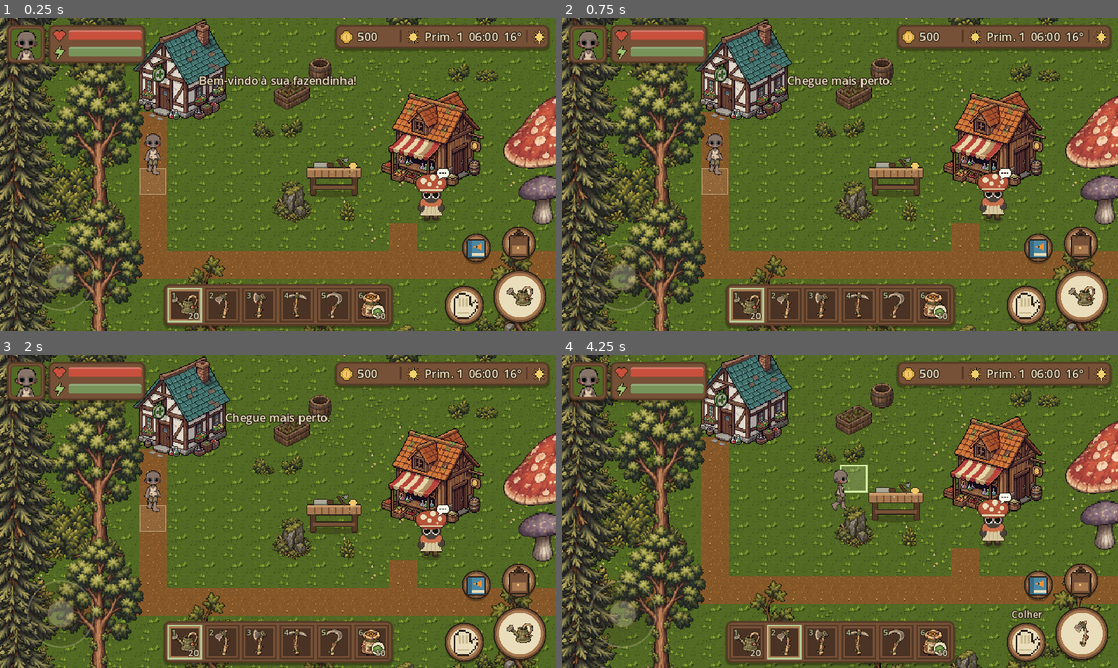
Above: before the commit, frames 1-4 (two rows, left to right).
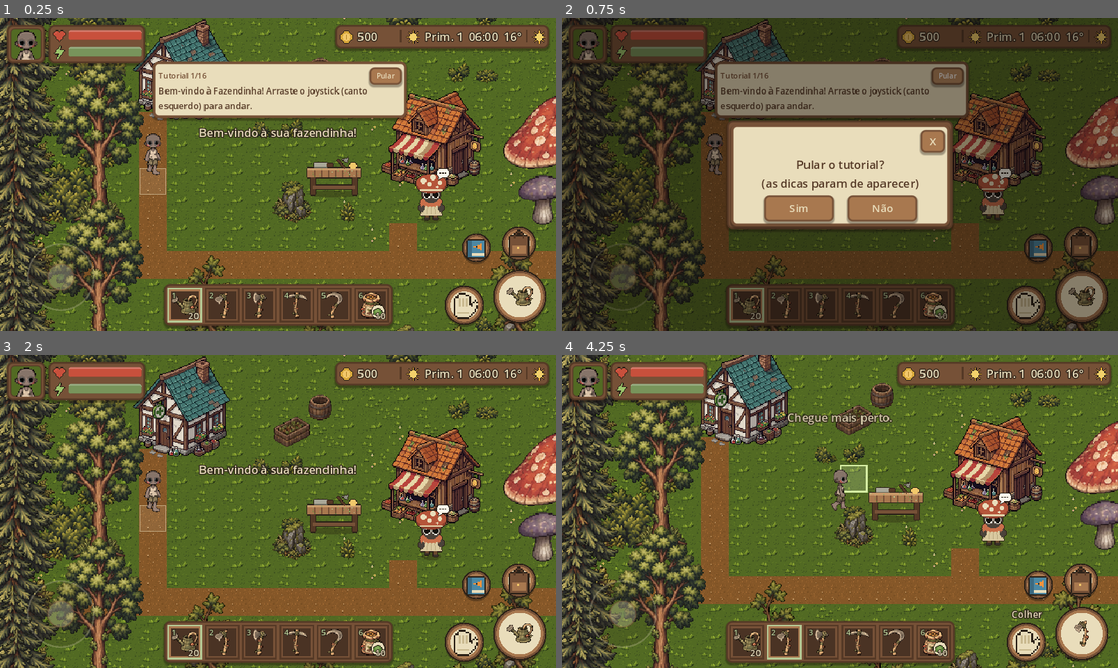
Above: after the commit, the same moments.

Repository: kyoubuerickfreitas-ux/fazendinha-fantastica
Game: Godot game, scene res://scenes/main.tscn
Same seed, same stepped clock (60 frames per second), same inputs: the game is played once before the commit and once after it.
Inputs (mouse positions are in pixels of both pictures, inside the frame that each line leads up to):
- Up to frame 1 (0.25 s): no input
- Up to frame 2 (0.75 s): click (945, 74) at 0.5 s, where only the run after the commit has a clickable "Pular"
- Up to frame 3 (2 s): click (233, 542) at 1.25 s, where only the run after the commit has a clickable "Sim"
- Up to frame 4 (4.25 s): tap Enter at 2 s; move the mouse to (962, 495) at 2.02 s; hold D (move_right) 2.03-2.75 s; hold E (interact) 2.03-2.75 s; click (962, 495) at 2.17 s; drag from (728, 527) to (812, 574) at 2.77 s; move the mouse to (895, 442) at 3.52 s; hold D (move_right) from 3.53 s (still down); tap 2 (slot_2) at 3.6 s

The runs differ from the first frame. In frame 1, 8.9% of the frame differs, in the area x 27-74%, y 13-39%; in frame 2, 88%, in the area x 0-100%, y 0-100%; in frame 3, 1.0%; in frame 4, 0.4%.

Commit message:
Tutorial dos primeiros dias (16 passos)
- Passos guiados: andar, arar, plantar, regar, madeira, Fungo, carinho, pesca, morador, Fogão,
  cozinhar, comer, vender, dormir, colher e Livro de Pesca, com recompensas
- Painel do objetivo no alto da tela (com Pular) e seta no mapa; na borda da tela quando o alvo está longe
- Contadores de ações no save (Game.counters); saves antigos não mostram o tutorial
- Avisos quebram linha, ficam mais tempo quando longos e aparecem abaixo do painel do tutorial

Co-Authored-By: Claude Opus 5.5 <noreply@anthropic.com>
Claude-Session: https://claude.ai/code/session_01K8smMkd41S9KsmfWVPtWCG

Diff:
--- a/scripts/autoload/game.gd
+++ b/scripts/autoload/game.gd
@@ -49,6 +49,10 @@
 var dishes_cooked := 0
 ## Amizade com os moradores (ver Villagers)
 var friends := {}
+## Contadores de ações (tutorial e metas): {"talks": 3, "harvests": 10, ...}
+var counters := {}
+## Tutorial: {"step": índice, "base": valor no começo do passo, "done": bool}
+var tutorial := {"step": 0, "base": 0, "done": false}
 ## Isca colocada na vara de pesca ("" = sem isca)
 var equipped_bait := ""
 
@@ -95,6 +99,8 @@
 	buffs = {}
 	dishes_cooked = 0
 	friends = {}
+	counters = {}
+	tutorial = {"step": 0, "base": -1, "done": false}
 	for pair in [["watering_can", 1], ["hoe", 1], ["axe", 1], ["pickaxe", 1], ["scythe", 1],
 			["seed_kale", 10], ["fishing_rod", 1], ["bait_worm", 10], ["seed_carrot", 6], ["shears", 1], ["brush", 1]]:
 		add_item(pair[0], pair[1])
@@ -197,6 +203,14 @@
 
 
 # ------------------------------------------------------------------ status
+func bump(key: String, n: int = 1) -> void:
+	counters[key] = int(counters.get(key, 0)) + n
+
+
+func counter(key: String) -> int:
+	return int(counters.get(key, 0))
+
+
 func add_money(amount: int) -> void:
 	money = max(0, money + amount)
 	money_changed.emit(money)
@@ -324,7 +338,7 @@
 		"bait": equipped_bait, "tools": tool_levels,
 		"fish_log": fish_log, "fishing_xp": fishing_xp, "treasure_log": treasure_log, "fish_flags": fish_flags,
 		"recipes": known_recipes, "buffs": buffs, "dishes_cooked": dishes_cooked,
-		"friends": friends,
+		"friends": friends, "counters": counters, "tutorial": tutorial,
 		"inventory": inventory, "selected_slot": selected_slot,
 		"world": world_data,
 	}
@@ -370,6 +384,11 @@
 	dishes_cooked = int(data.get("dishes_cooked", 0))
 	var fr = data.get("friends", {})
 	friends = fr if fr is Dictionary else {}
+	var ct = data.get("counters", {})
+	counters = ct if ct is Dictionary else {}
+	var tu = data.get("tutorial", null)
+	# saves de antes do tutorial: quem já joga não precisa dele
+	tutorial = tu if tu is Dictionary else {"step": 0, "base": -1, "done": true}
 	var tl = data.get("tools", {})
 	tool_levels = {"watering_can": 1, "hoe": 1, "fishing_rod": 1}
 	if tl is Dictionary:
--- a/scripts/main.gd
+++ b/scripts/main.gd
@@ -5,6 +5,7 @@
 var world: FarmWorld
 var player: Player
 var hud: HUD
+var tutorial: Tutorial
 var camera: Camera2D
 var daylight: CanvasModulate
 var weather_fx: WeatherFX
@@ -50,6 +51,14 @@
 	hud = HUD.new()
 	hud.player = player
 	add_child(hud)
+
+	tutorial = Tutorial.new()
+	tutorial.world = world
+	tutorial.player = player
+	tutorial.hud = hud
+	world.add_child(tutorial)
+	hud.tutorial_skip_pressed.connect(func():
+		hud.ask("Pular o tutorial?\n(as dicas param de aparecer)", tutorial.skip))
 
 	hud.use_pressed.connect(player.use_tool)
 	hud.interact_pressed.connect(player.interact)
@@ -142,6 +151,7 @@
 
 
 func _on_shop() -> void:
+	Game.bump("shop")
 	var delivered := FishQuests.try_deliver()
 	if delivered != "":
 		var tt := FishDB.check_titles()
@@ -178,6 +188,7 @@
 		return
 	Game.inventory_changed.emit()
 	Game.add_money(total)
+	Game.bump("sold", count)
 	Game.toast.emit("Vendeu %d itens por %d moedas!" % [count, total])
 
 
--- a/scripts/systems/cooking.gd
+++ b/scripts/systems/cooking.gd
@@ -239,6 +239,7 @@
 	if not Game.remove_item(dish_id, 1):
 		return ""
 	Game.energy = minf(Game.max_energy, Game.energy + r.energy)
+	Game.bump("eaten")
 	Game.health = minf(Game.max_health, Game.health + r.health)
 	var t := "Comeu %s. +%d energia" % [r.name, r.energy]
 	if r.health > 0:
--- /dev/null
+++ b/scripts/systems/tutorial.gd
@@ -0,0 +1,235 @@
+class_name Tutorial
+extends Node2D
+## Tutorial dos primeiros dias: uma lista de passos com objetivo, verificação e recompensa.
+## Mostra o objetivo num painel da HUD e uma setinha no mapa apontando para onde ir.
+## Estado em Game.tutorial {"step", "base", "done"}.
+##
+## Cada passo: text (objetivo), metric (o que medir), goal (quanto precisa subir desde o começo
+## do passo; com "abs": true conta o total), target (para onde a seta aponta), reward.
+
+const STEPS := [
+	{"text": "Bem-vindo à Fazendinha! Arraste o joystick (canto esquerdo) para andar.",
+		"metric": "moved", "goal": 1},
+	{"text": "Selecione a Enxada na barra de baixo e toque no botão grande, na grama, para arar 3 quadrados.",
+		"metric": "soil", "goal": 3, "target": "field"},
+	{"text": "Selecione as Sementes de Couve-Musgo e plante nos quadrados arados.",
+		"metric": "planted", "goal": 3, "target": "soil"},
+	{"text": "Selecione o Regador: encha na água e regue as sementes plantadas.",
+		"metric": "watered", "goal": 3, "target": "water", "reward": {"money": 50}},
+	{"text": "Corte uma árvore com o Machado para juntar madeira.",
+		"metric": "item:wood", "goal": 3, "target": "tree", "reward": {"wood": 10, "stone": 15},
+		"done": "O Fungo deixou umas pedras e madeiras para você construir coisas!"},
+	{"text": "Visite o Fungo na barraca dele: ele vende sementes e compra tudo.",
+		"metric": "counter:shop", "goal": 1, "target": "shop", "reward": {"money": 50}},
+	{"text": "Faça carinho num animal do pasto: chegue perto e toque no botão da mão.",
+		"metric": "counter:pets", "goal": 1, "target": "animal"},
+	{"text": "Pegue a Vara de Pesca e use na água. Quando aparecer o \"!\", toque rápido e depois várias vezes para puxar.",
+		"metric": "fish", "goal": 1, "abs": true, "target": "water", "reward": {"bait_worm": 5}},
+	{"text": "Converse com um morador. A Pipoca costuma brincar perto da barraca do Fungo.",
+		"metric": "counter:talks", "goal": 1, "target": "villager"},
+	{"text": "Na bancada ao lado de casa, fabrique um Fogão.",
+		"metric": "stove", "goal": 1, "abs": true, "target": "workbench"},
+	{"text": "Coloque o Fogão no chão (selecione e toque) e cozinhe um prato, como o Peixe na Brasa.",
+		"metric": "cooked", "goal": 1, "abs": true, "target": "stove", "reward": {"money": 80}},
+	{"text": "Segure o prato e toque no botão de usar para comer: recupera energia!",
+		"metric": "counter:eaten", "goal": 1, "abs": true},
+	{"text": "Venda algo: chegue perto da caixa de vendas ao lado de casa e toque nela.",
+		"metric": "counter:sold", "goal": 1, "target": "bin"},
+	{"text": "Quando escurecer, durma na porta de casa. O dia passa e o jogo é salvo.",
+		"metric": "day", "goal": 1, "target": "door"},
+	{"text": "Regue as plantas todo dia. Colha a Couve-Musgo quando o canteiro tiver uma estrelinha.",
+		"metric": "counter:harvests", "goal": 1, "abs": true, "target": "soil", "reward": {"money": 100}},
+	{"text": "Abra o Livro de Pesca (botão do livro) para ver os peixes, tesouros e pedidos.",
+		"metric": "counter:book", "goal": 1},
+]
+const FINAL_REWARD := 300
+
+var world: FarmWorld
+var player: Node2D
+var hud: HUD
+var _check := 0.0
+var _t := 0.0
+var _arrow_to := Vector2.INF
+
+
+func _ready() -> void:
+	z_index = 60
+	_refresh_panel()
+
+
+func active() -> bool:
+	return not Game.tutorial.get("done", false)
+
+
+func step() -> Dictionary:
+	return STEPS[clampi(int(Game.tutorial["step"]), 0, STEPS.size() - 1)]
+
+
+func skip() -> void:
+	Game.tutorial["done"] = true
+	_refresh_panel()
+	queue_redraw()
+
+
+# ------------------------------------------------------------------ medir
+func metric(name: String) -> int:
+	if name.begins_with("item:"):
+		return Game.count_item(name.trim_prefix("item:"))
+	if name.begins_with("counter:"):
+		return Game.counter(name.trim_prefix("counter:"))
+	match name:
+		"moved":
+			return 1 if player.position.distance_to(world.player_start) > 80.0 else 0
+		"soil":
+			return world.soil.size()
+		"planted":
+			return world.soil.values().filter(func(c): return Agri.has_crop(c)).size()
+		"watered":
+			return world.soil.values().filter(func(c): return Agri.has_crop(c) and float(c["moist"]) >= 0.5).size()
+		"day":
+			return Game.day
+		"fish":
+			var n := 0
+			for id in Game.fish_log:
+				n += int(Game.fish_log[id]["n"])
+			return n
+		"cooked":
+			return Game.dishes_cooked
+		"stove":
+			return Game.count_item("stove") + world.placeables.filter(func(p): return is_instance_valid(p) and p.kind == "stove").size()
+	return 0
+
+
+func _process(delta: float) -> void:
+	_t += delta
+	if not active():
+		if _arrow_to != Vector2.INF:
+			_arrow_to = Vector2.INF
+			queue_redraw()
+		return
+	_check -= delta
+	if _check <= 0.0:
+		_check = 0.25
+		_update_step()
+		_arrow_to = _target_pos(step().get("target", ""))
+	queue_redraw()
+
+
+func _update_step() -> void:
+	var s := step()
+	var value := metric(s["metric"])
+	if int(Game.tutorial.get("base", -1)) < 0:
+		Game.tutorial["base"] = 0 if s.get("abs", false) else value
+	if value - int(Game.tutorial["base"]) >= int(s["goal"]):
+		_complete(s)
+
+
+func _complete(s: Dictionary) -> void:
+	var text: String = s.get("done", "Muito bem!")
+	var reward: Dictionary = s.get("reward", {})
+	var parts := []
+	for k in reward:
+		if k == "money":
+			Game.add_money(int(reward[k]))
+			parts.append("%d moedas" % int(reward[k]))
+		else:
+			Game.add_item(k, int(reward[k]))
+			parts.append("%d %s" % [int(reward[k]), ItemDB.item_name(k)])
+	if not parts.is_empty():
+		text += " +" + ", ".join(parts)
+	Game.tutorial["step"] = int(Game.tutorial["step"]) + 1
+	Game.tutorial["base"] = -1
+	if int(Game.tutorial["step"]) >= STEPS.size():
+		Game.tutorial["done"] = true
+		Game.add_money(FINAL_REWARD)
+		text = "Tutorial concluído! +%d moedas. Agora a fazenda é toda sua." % FINAL_REWARD
+	_refresh_panel()
+	Game.toast.emit(text)
+
+
+func _refresh_panel() -> void:
+	if hud == null:
+		return
+	if not active():
+		hud.set_tutorial("", "")
+		return
+	hud.set_tutorial(step()["text"], "Tutorial %d/%d" % [int(Game.tutorial["step"]) + 1, STEPS.size()])
+
+
+# ------------------------------------------------------------------ seta
+func _nearest(points: Array) -> Vector2:
+	var best := Vector2.INF
+	for p in points:
+		if best == Vector2.INF or player.position.distance_to(p) < player.position.distance_to(best):
+			best = p
+	return best
+
+
+func _target_pos(target: String) -> Vector2:
+	var pts := []
+	match target:
+		"shop":
+			return world.fungo.position + Vector2(0, -60) if world.fungo else Vector2.INF
+		"door":
+			return world.house_door.position + Vector2(0, -30) if world.house_door else Vector2.INF
+		"bin":
+			return world.sell_bin.position + Vector2(0, -34) if world.sell_bin else Vector2.INF
+		"workbench", "stove":
+			for p in world.placeables:
+				if is_instance_valid(p) and p.kind == target:
+					pts.append(p.position + Vector2(0, -44))
+			if pts.is_empty() and target == "stove":
+				return _target_pos("workbench") if Game.count_item("stove") == 0 else Vector2.INF
+		"animal":
+			for a in world.animals:
+				if is_instance_valid(a) and a.visible:
+					pts.append(a.position + Vector2(0, -40))
+		"villager":
+			for v in world.villagers:
+				if v.visible:
+					pts.append(v.position + Vector2(0, -64))
+		"tree":
+			for c in world.props:
+				if world.props[c].kind in ["tree", "pine", "old_tree"]:
+					pts.append(world.cell_center(c) + Vector2(0, -60))
+		"water":
+			var pc := Vector2i(player.position / FarmWorld.TILE)
+			for dy in range(-14, 15):
+				for dx in range(-14, 15):
+					var c := pc + Vector2i(dx, dy)
+					if world.ground_at(c) == FarmWorld.Ground.WATER and world.is_inside(c):
+						pts.append(world.cell_center(c) + Vector2(0, -24))
+		"soil":
+			for c in world.soil:
+				pts.append(world.cell_center(c) + Vector2(0, -26))
+		"field":
+			return world.cell_center(Vector2i(8, 12)) + Vector2(0, -24)
+	return _nearest(pts)
+
+
+func _draw() -> void:
+	if _arrow_to == Vector2.INF or player == null or player.position.distance_to(_arrow_to) < 48.0:
+		return
+	var ink := Color("2b2118")
+	var fill := Color("f2c14e")
+	# área visível do mundo (pela câmera)
+	var vp := get_viewport()
+	var inv := get_global_transform_with_canvas().affine_inverse()
+	var view := Rect2(inv * Vector2.ZERO, inv.basis_xform(vp.get_visible_rect().size))
+	var inner := view.grow(-36)
+	if not inner.has_point(_arrow_to):
+		# alvo fora da tela: seta na borda apontando para ele
+		var c := inner.get_center()
+		var dir := (_arrow_to - c).normalized()
+		var tx := INF if is_zero_approx(dir.x) else (inner.size.x / 2.0) / absf(dir.x)
+		var ty := INF if is_zero_approx(dir.y) else (inner.size.y / 2.0) / absf(dir.y)
+		var e := c + dir * minf(tx, ty) + dir * sin(_t * 5.0) * 3.0
+		var side := Vector2(-dir.y, dir.x)
+		draw_colored_polygon(PackedVector2Array([e + dir * 12, e - dir * 6 + side * 10, e - dir * 6 - side * 10]), ink)
+		draw_colored_polygon(PackedVector2Array([e + dir * 8, e - dir * 4 + side * 6, e - dir * 4 - side * 6]), fill)
+		return
+	var p := _arrow_to + Vector2(0, sin(_t * 5.0) * 4.0)
+	draw_colored_polygon(PackedVector2Array([p + Vector2(-9, -14), p + Vector2(9, -14), p]), ink)
+	draw_colored_polygon(PackedVector2Array([p + Vector2(-6, -12), p + Vector2(6, -12), p + Vector2(0, -3)]), fill)
+	draw_rect(Rect2(p + Vector2(-4, -24), Vector2(8, 11)), ink)
+	draw_rect(Rect2(p + Vector2(-2, -23), Vector2(4, 10)), fill)
--- a/scripts/systems/villagers.gd
+++ b/scripts/systems/villagers.gd
@@ -96,6 +96,7 @@
 static func talk(id: String) -> String:
 	var r := rec(id)
 	var t := line(id)
+	Game.bump("talks")
 	if int(r["talk_day"]) != Game.day:
 		r["talk_day"] = Game.day
 		_add(id, TALK_PTS)
--- a/scripts/ui/hud.gd
+++ b/scripts/ui/hud.gd
@@ -47,6 +47,10 @@
 var _cook: Control
 var _cook_body: VBoxContainer
 var _buff_label: Label
+var _tut_panel: PanelContainer
+var _tut_title: Label
+var _tut_label: Label
+signal tutorial_skip_pressed
 var _npc_win: Control
 var _npc_body: VBoxContainer
 var _top_right: Control
@@ -161,6 +165,7 @@
 	_buff_label.add_theme_color_override("font_outline_color", UIStyle.WOOD_DARK)
 	_buff_label.add_theme_constant_override("outline_size", 4)
 	_root.add_child(_buff_label)
+	_build_tutorial_panel()
 
 
 func _make_bar(parent: Control, icon_name: String, color: Color) -> ProgressBar:
@@ -306,8 +311,9 @@
 	_toast = UIStyle.outlined_label("", 13)
 	_toast.anchor_left = 0.5
 	_toast.anchor_right = 0.5
-	_toast.offset_left = -200
-	_toast.offset_right = 200
+	_toast.offset_left = -230
+	_toast.offset_right = 230
+	_toast.autowrap_mode = TextServer.AUTOWRAP_WORD_SMART
 	_toast.offset_top = 62
 	_toast.horizontal_alignment = HORIZONTAL_ALIGNMENT_CENTER
 	_toast.modulate.a = 0.0
@@ -714,6 +720,7 @@
 
 
 func open_fish_book(filter: String = "") -> void:
+	Game.bump("book")
 	if filter != "":
 		_book_filter = filter
 	_open(_book)
@@ -1144,6 +1151,8 @@
 	for b in [_use_btn, _hand_btn, _bag_btn, _book_btn]:
 		if (p - b.global_position - b.size / 2.0).length() <= b.radius + 8:
 			return true
+	if _tut_panel and _tut_panel.visible and _tut_panel.get_global_rect().grow(4).has_point(p):
+		return true
 	return false
 
 
@@ -1372,6 +1381,44 @@
 	_use_btn.queue_redraw()
 
 
+# ================================================================= tutorial
+func _build_tutorial_panel() -> void:
+	_tut_panel = PanelContainer.new()
+	_tut_panel.add_theme_stylebox_override("panel", UIStyle.panel())
+	_tut_panel.position = Vector2(176, 50)
+	_tut_panel.custom_minimum_size = Vector2(290, 0)
+	_tut_panel.size = Vector2(290, 0)
+	_tut_panel.visible = false
+	_root.add_child(_tut_panel)
+	var v := VBoxContainer.new()
+	v.add_theme_constant_override("separation", 0)
+	_tut_panel.add_child(v)
+	var top := HBoxContainer.new()
+	_tut_title = UIStyle.label("", 9, UIStyle.WOOD)
+	_tut_title.size_flags_horizontal = Control.SIZE_EXPAND_FILL
+	top.add_child(_tut_title)
+	var skip := Button.new()
+	skip.text = "Pular"
+	skip.add_theme_font_size_override("font_size", 8)
+	skip.pressed.connect(func(): tutorial_skip_pressed.emit())
+	top.add_child(skip)
+	v.add_child(top)
+	_tut_label = UIStyle.label("", 10, UIStyle.WOOD_DARK)
+	_tut_label.autowrap_mode = TextServer.AUTOWRAP_WORD_SMART
+	_tut_label.custom_minimum_size = Vector2(280, 0)
+	v.add_child(_tut_label)
+
+
+## Objetivo do tutorial ("" esconde o painel).
+func set_tutorial(text: String, title: String) -> void:
+	if _tut_panel == null:
+		return
+	_tut_panel.visible = text != ""
+	_tut_label.text = text
+	_tut_title.text = title
+	_tut_panel.reset_size()
+
+
 func _refresh_buffs() -> void:
 	if _buff_label:
 		var t := Cooking.buffs_text()
@@ -1408,11 +1455,13 @@
 
 func show_toast(text: String) -> void:
 	_toast.text = text
+	# com o painel do tutorial aberto, o aviso aparece logo abaixo dele
+	_toast.offset_top = 122.0 if _tut_panel and _tut_panel.visible else 62.0
 	if _toast_tween:
 		_toast_tween.kill()
 	_toast.modulate.a = 1.0
 	_toast_tween = create_tween()
-	_toast_tween.tween_interval(1.6)
+	_toast_tween.tween_interval(1.6 + text.length() / 45.0)   # texto longo fica mais tempo
 	_toast_tween.tween_property(_toast, "modulate:a", 0.0, 0.5)
 
 
--- a/scripts/world/animal.gd
+++ b/scripts/world/animal.gd
@@ -310,6 +310,7 @@
 		pass
 	elif not record.petted_today:
 		record.petted_today = true
+		Game.bump("pets")
 		record.happiness = mini(100, record.happiness + 5)
 		_float_heart()
 		speak()
--- a/scripts/world/farm_world.gd
+++ b/scripts/world/farm_world.gd
@@ -202,6 +202,7 @@
 	door.reach = 26.0
 	door.position = house.position + Vector2(-20, 6)
 	door.interacted.connect(func(_w): house_door_used.emit())
+	house_door = door
 	entities.add_child(door)
 
 	# caixa de vendas
@@ -218,6 +219,7 @@
 	_add_rect_collision(bb, Vector2(22, 8), Vector2(0, -4))
 	bin.add_child(bb)
 	bin.interacted.connect(func(_w): bin_used.emit())
+	sell_bin = bin
 	entities.add_child(bin)
 	blocked[bin_cell] = true
 
@@ -239,6 +241,7 @@
 	var npc_cell := Vector2i(15, 10)
 	npc.position = Vector2(npc_cell.x * TILE + TILE / 2, npc_cell.y * TILE + TILE - 4)
 	npc.interacted.connect(func(_w): shop_requested.emit())
+	fungo = npc
 	entities.add_child(npc)
 	blocked[npc_cell] = true
 
@@ -425,6 +428,10 @@
 
 # ------------------------------------------------------------------ moradores
 var villagers: Array[NPC] = []
+## referências para o tutorial apontar
+var house_door: Interactable
+var sell_bin: Interactable
+var fungo: NPC
 
 
 func _spawn_villagers() -> void:
@@ -1170,6 +1177,7 @@
 	var r := Agri.harvest(cell)
 	if Game.add_item(r["item"], r["qty"], r["q"]) > 0:
 		return ""
+	Game.bump("harvests")
 	var text := "+%d %s%s" % [r["qty"], ItemDB.item_name(r["item"]),
 		"" if r["q"] == 0 else " (%s)" % AnimalSystem.QUALITY_NAMES[r["q"]]]
 	if r["seeds"] > 0 and Game.add_item(r["seed_item"], r["seeds"]) == 0:
--- a/tests/smoke_test.gd
+++ b/tests/smoke_test.gd
@@ -39,6 +39,8 @@
 	root.add_child(main)
 	await _wait(0.5)
 	await _shot("01_inicio")
+	assert(main.tutorial.active() and main.hud._tut_panel.visible, "jogo novo começa com o tutorial")
+	game.tutorial["done"] = true    # as recompensas mexeriam nas contas dos testes abaixo; testado no fim
 
 	var p = main.player
 	var w = main.world
@@ -1040,6 +1042,51 @@
 	await _wait(0.4)
 	await _shot("28_plantas")
 
+	# ---- tutorial: cada passo conclui quando o objetivo é cumprido
+	game.tutorial = {"step": 0, "base": -1, "done": false}
+	var tut: Tutorial = main.tutorial
+	p.position = w.player_start
+	for i in Tutorial.STEPS.size():
+		var st: Dictionary = Tutorial.STEPS[i]
+		tut._update_step()                  # marca a base do passo
+		if st.get("abs", false) and int(game.tutorial["step"]) > i:
+			continue                        # já tinha feito antes (pescou, cozinhou...): conclui na hora
+		assert(int(game.tutorial["step"]) == i)
+		var m: String = st["metric"]
+		if i == 5:
+			p.position = w.fungo.position + Vector2(0, 160)
+			main.camera.reset_smoothing()
+			tut._process(0.3)
+			await _wait(0.3)
+			await _shot("33_tutorial")
+		var goal: int = st["goal"]
+		if m.begins_with("counter:"):
+			game.bump(m.trim_prefix("counter:"), goal)
+		elif m.begins_with("item:"):
+			game.add_item(m.trim_prefix("item:"), goal)
+		else:
+			match m:
+				"moved":
+					p.position = w.player_start + Vector2(120, 0)
+				"soil", "planted", "watered":
+					for k in goal:
+						var sc := Agri.new_cell(false)
+						Agri.plant(sc, "seed_kale")
+						sc["moist"] = 1.0
+						w.soil[Vector2i(14 + k + i * 4, 37)] = sc
+				"day":
+					game.day += 1
+				"fish":
+					game.fish_log["fish_silver"] = {"n": 3, "first": 1, "max_size": 9.0, "max_weight": 0.1}
+				"cooked":
+					game.dishes_cooked += 1
+				"stove":
+					game.add_item("stove", 1)
+		tut._update_step()
+		assert(int(game.tutorial["step"]) == i + 1 or game.tutorial["done"], "o passo %d deveria concluir" % i)
+	assert(game.tutorial["done"] and not main.hud._tut_panel.visible)
+	print("tutorial: %d passos concluídos" % Tutorial.STEPS.size())
+
 	main.hud.toggle_backpack()
 	await _shot("04_mochila")
 	main.hud.close_panel()
